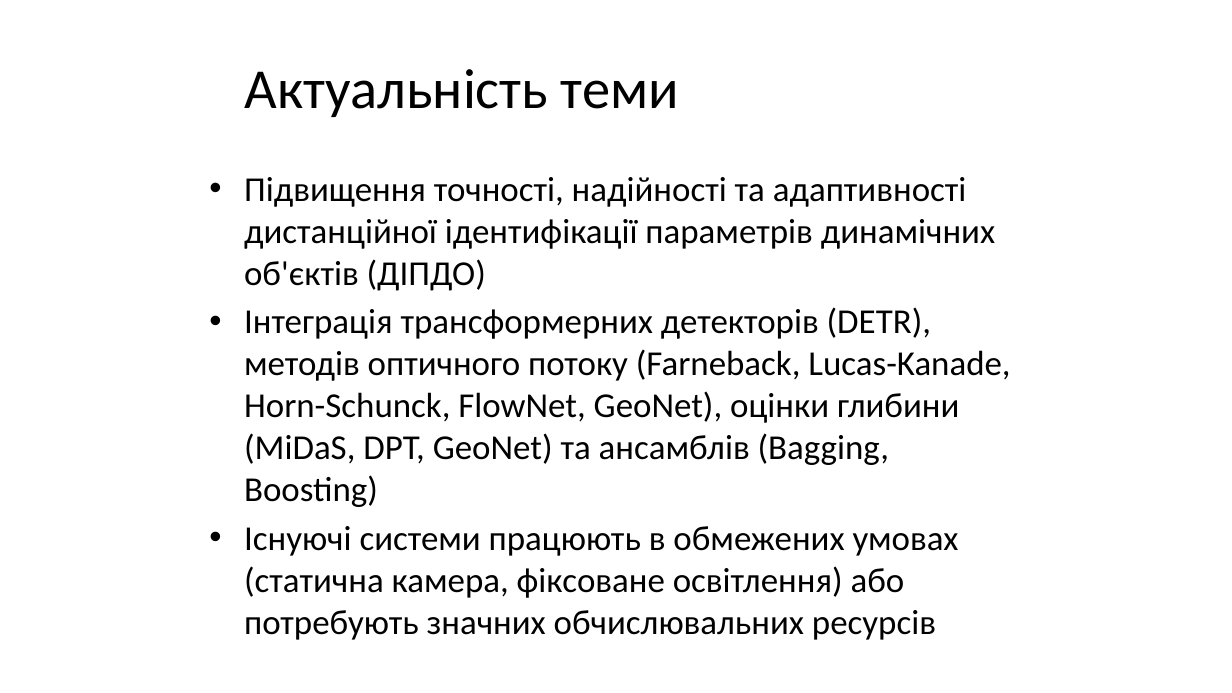
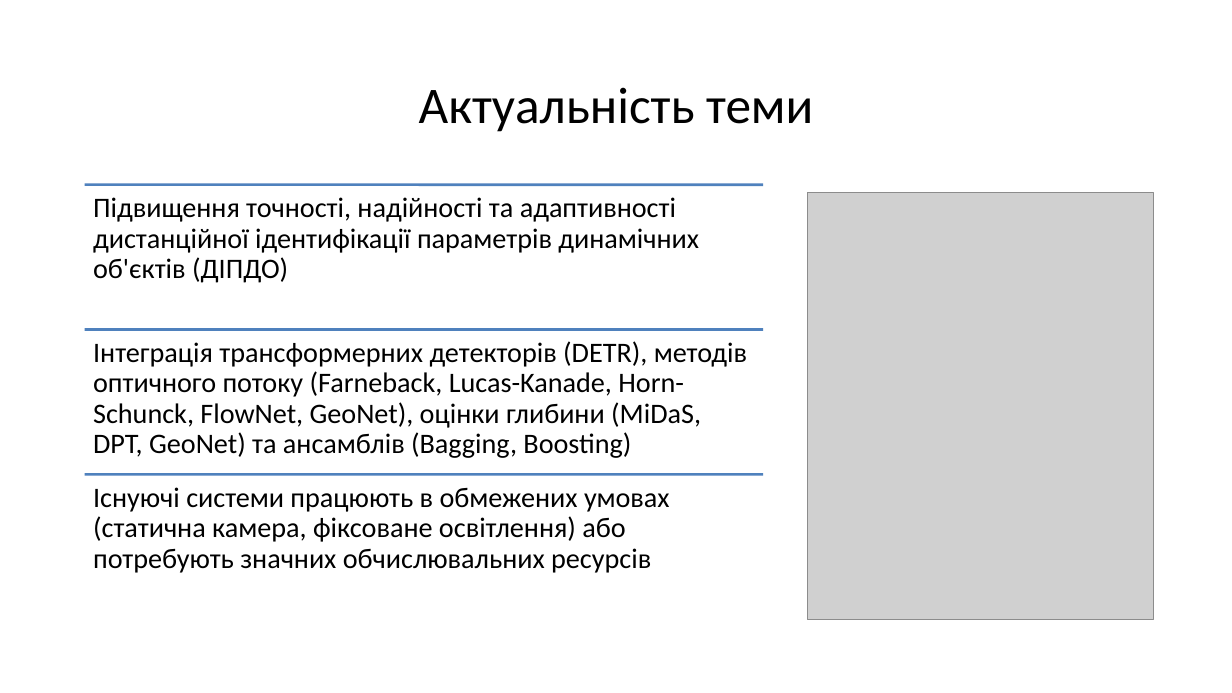
Before and after one commit to ly0wenka/dis_f, a slide deck: slide 2 of dissertation_Kondratov_full_37slides.pptx. Drawn at 1232x693 pixels with LibreOffice and Linux fonts; fonts in the diff are those of the drawing; grey boxes stand for pictures. Boxes give left, top, right and bottom in pixels: in the first picture for what was removed or moved away, otherwise in the second. Text is boxed around its words. In the diff, an @@ line names an element or a change of style, - is before the commit and + after.

```diff
--- a/dissertation_Kondratov_full_37slides.pptx
+++ b/dissertation_Kondratov_full_37slides.pptx
@@ title "Актуальність теми": place and size @@
-title "Актуальність теми" at [244,69,679,117]
+title "Актуальність теми" at [419,87,813,132]
@@ title "Актуальність теми" at [419,87,813,132]: size 44 to 40 pt @@
@@ text removed at [244,177,1010,640] @@
-• Підвищення точності, надійності та адаптивності дистанційної ідентифікації параметрів динамічних об'єктів (ДІПДО)
-• Інтеграція трансформерних детекторів (DETR), методів оптичного потоку (Farneback, Lucas-Kanade, Horn-Schunck, FlowNet, GeoNet), оцінки глибини (MiDaS, DPT, GeoNet) та ансамблів (Bagging, Boosting)
-• Існуючі системи працюють в обмежених умовах (статична камера, фіксоване освітлення) або потребують значних обчислювальних ресурсів
@@ picture added at [808,192,1153,619] @@
@@ group added at [85,185,763,573]: 3 lines, 3 texts @@
+Підвищення точності, надійності та адаптивності дистанційної ідентифікації параметрів динамічних об'єктів (ДІПДО)
+Інтеграція трансформерних детекторів (DETR), методів оптичного потоку (Farneback, Lucas-Kanade, Horn-Schunck, FlowNet, GeoNet), оцінки глибини (MiDaS, DPT, GeoNet) та ансамблів (Bagging, Boosting)
+Існуючі системи працюють в обмежених умовах (статична камера, фіксоване освітлення) або потребують значних обчислювальних ресурсів
```
Also in this commit, not shown: 36 other slides changed, 1 other file.
